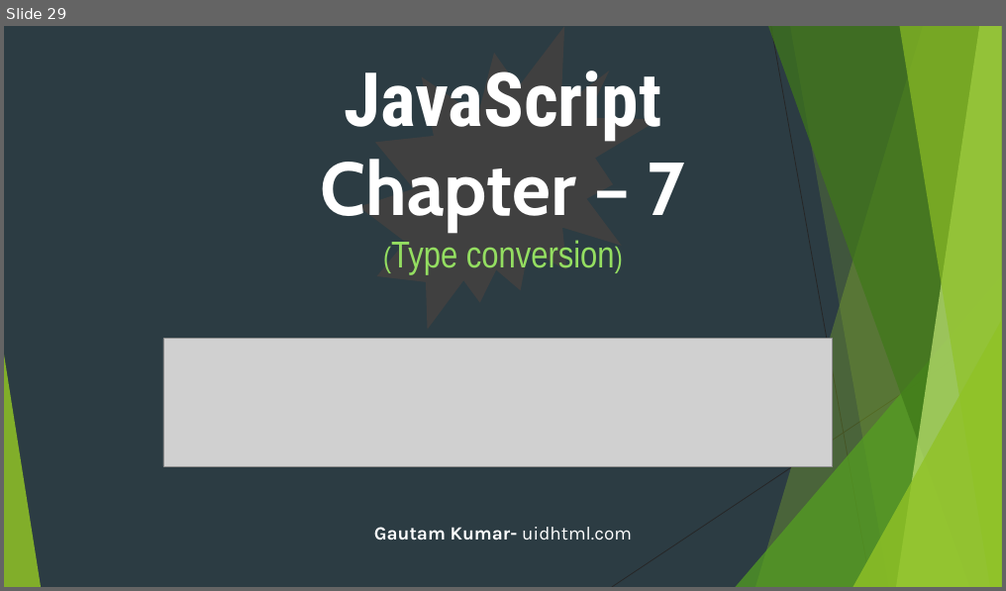
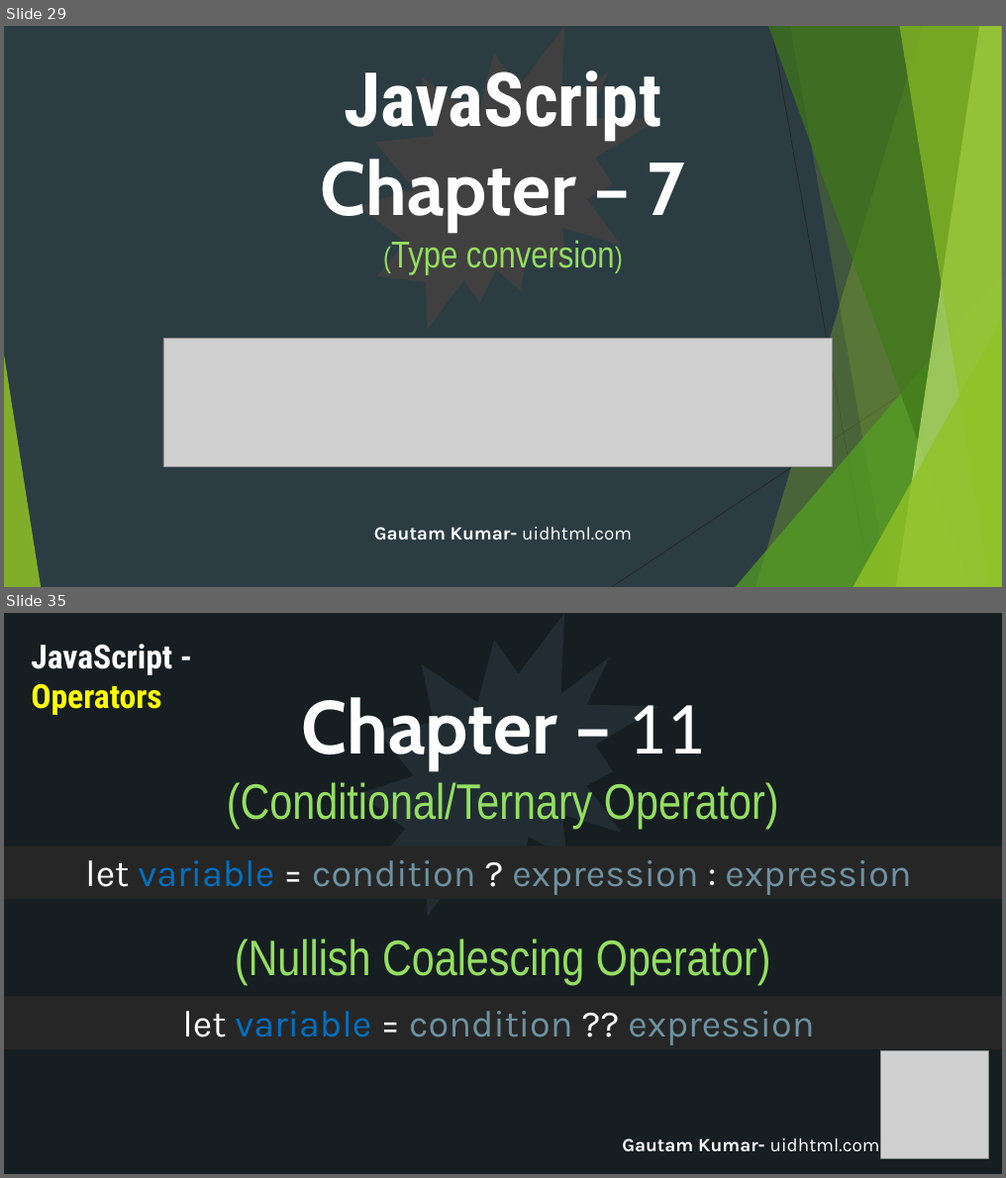
Before and after one commit to uidhtml/javascript-tutorials, a slide deck: Javascript Tutorials.pptx. Shown one above the other, each under a label of ours: slide 29 before the commit, slides 29 and 35 after it; the slides between them are not shown. The pictures are 1006x591 and 1006x1178 pixels, drawn with LibreOffice and Linux fonts; fonts in the diff are those of the drawing; grey boxes stand for pictures. Boxes give left, top, right and bottom in pixels: in the first picture for what was removed or moved away, otherwise in the second. Text is boxed around its words. In the diff, an @@ line names an element or a change of style, - is before the commit and + after.

Commit message:
Added ppt file with 11th chapter

```diff
--- a/Javascript Tutorials.pptx
+++ b/Javascript Tutorials.pptx
@@ slide 35 added at [4,613,1002,1174], background #2C3C43; not listed: 10 template elements that a slide beside it also shows @@
@@ rectangle added at [4,613,1002,1174], fill #161E22 @@
@@ irregular seal added at [358,613,659,916], fill #212D32 @@
@@ text added at [31,644,172,715], 32 pt, text #FFFFFF, bold @@
+JavaScript - Operators
@@ title added at [227,697,779,829], 48 pt, text #94DE61 @@
+Chapter – 11
+(Conditional/Ternary Operator)
@@ rectangle added at [4,846,1002,899], fill #262626, 36 pt, text #6E91A0 @@
+let variable = condition ? expression : expression
@@ text added at [235,939,771,985], 48 pt, text #94DE61 @@
+(Nullish Coalescing Operator)
@@ rectangle added at [4,996,1002,1050], fill #262626, 36 pt, text #6E91A0 @@
+let variable = condition ?? expression
@@ picture added at [881,1051,989,1158] @@
@@ text added at [622,1139,880,1153], 18 pt, text #FFFFFF, bold @@
+Gautam Kumar- uidhtml.com
```
Also in this commit, not shown: 4 other slides added, 7 other files.
